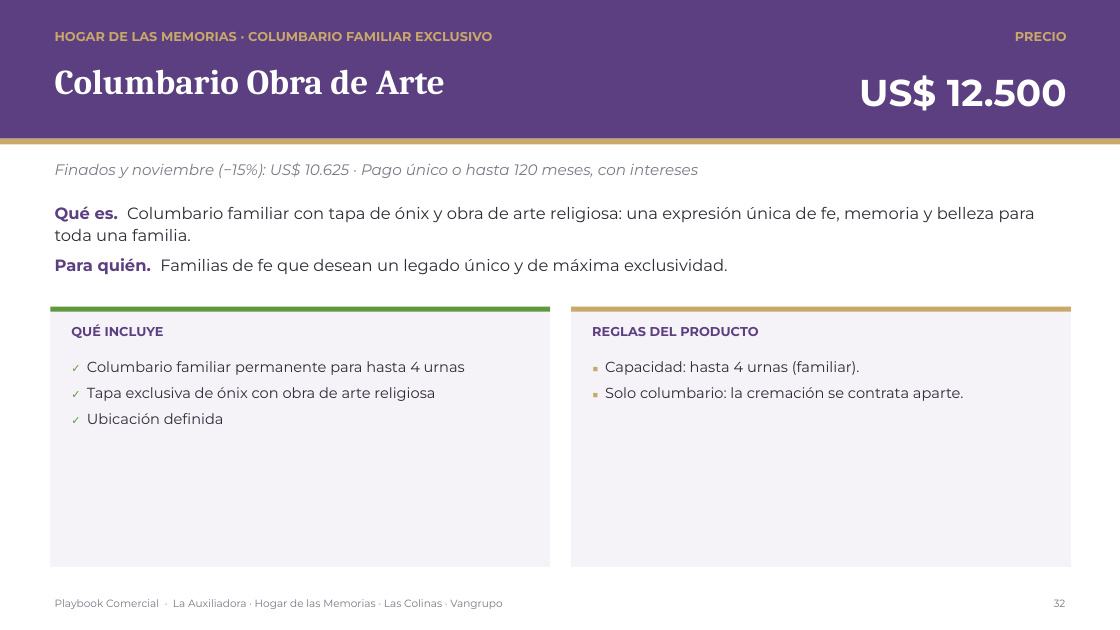
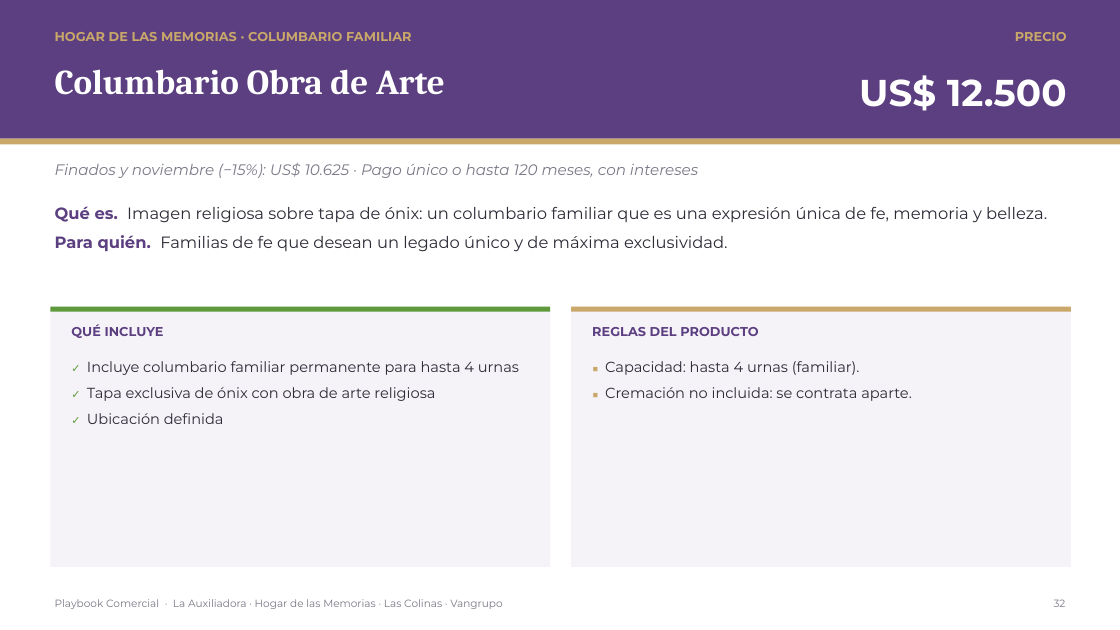
Before and after one commit to os267/teste, a slide deck: slide 32 of playbook/salida/Playbook_Comercial_Cremacion_Vangrupo.pptx. Drawn at 1120x630 pixels with LibreOffice and Linux fonts; fonts in the diff are those of the drawing. Boxes give left, top, right and bottom in pixels: in the first picture for what was removed or moved away, otherwise in the second. Text is boxed around its words. In the diff, an @@ line names an element or a change of style, - is before the commit and + after.

```diff
--- a/playbook/salida/Playbook_Comercial_Cremacion_Vangrupo.pptx
+++ b/playbook/salida/Playbook_Comercial_Cremacion_Vangrupo.pptx
@@ text at (x1=55, y1=32, x2=411, y2=41): text changed @@
-HOGAR DE LAS MEMORIAS · COLUMBARIO FAMILIAR EXCLUSIVO
+HOGAR DE LAS MEMORIAS · COLUMBARIO FAMILIAR
@@ text at (x1=55, y1=206, x2=1047, y2=223): text changed @@
-Qué es. Columbario familiar con tapa de ónix y obra de arte religiosa: una expresión única de fe, memoria y belleza para toda una familia.
+Qué es. Imagen religiosa sobre tapa de ónix: un columbario familiar que es una expresión única de fe, memoria y belleza.
@@ text at (x1=87, y1=361, x2=519, y2=375): text changed @@
-✓ Columbario familiar permanente para hasta 4 urnas
+✓ Incluye columbario familiar permanente para hasta 4 urnas
@@ text at (x1=605, y1=387, x2=912, y2=401): text changed @@
-■ Solo columbario: la cremación se contrata aparte.
+■ Cremación no incluida: se contrata aparte.
```
Also in this commit, not shown: 4 other slides changed, 5 other files.
